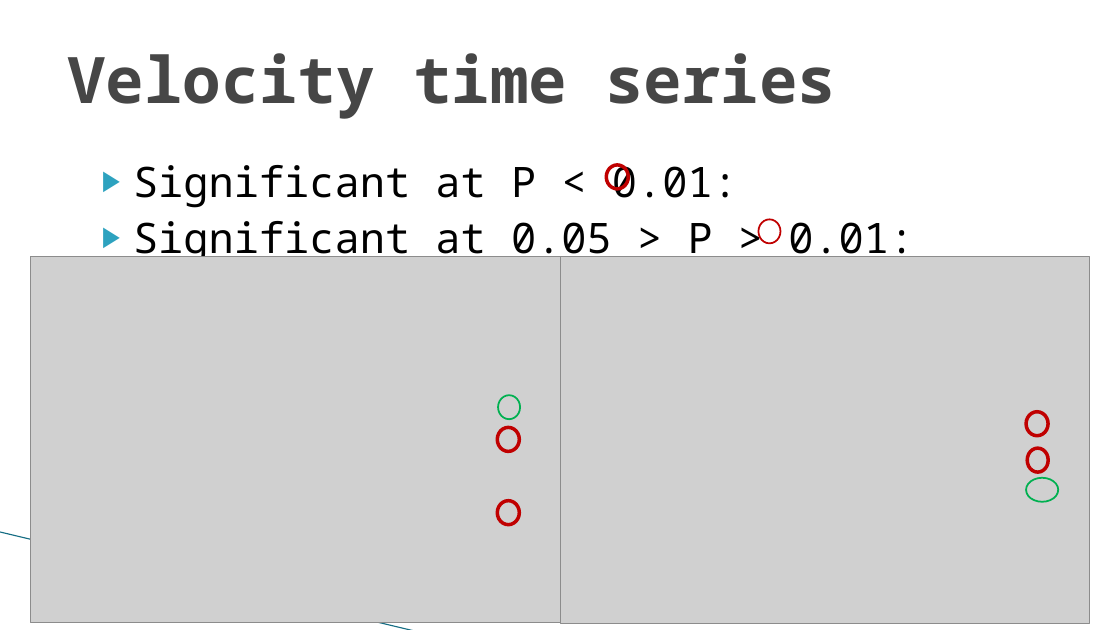
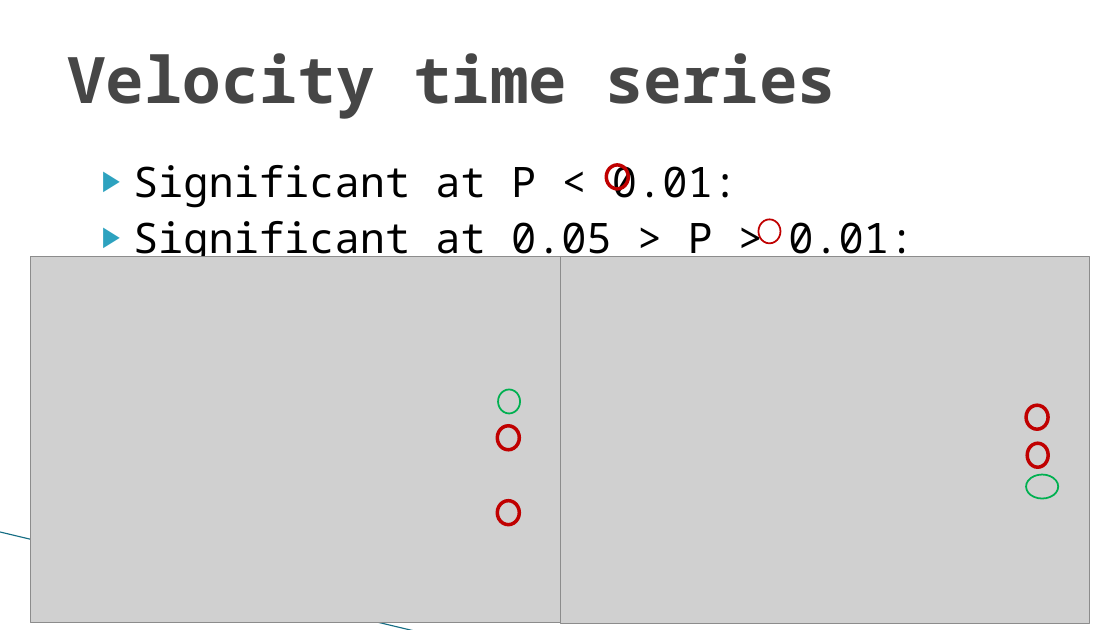
Before and after one commit to meteoNL/MAIO_project, a slide deck: slide 9 of presentatie/presentatie_maio_v2.odp. Drawn at 1120x630 pixels with LibreOffice and Linux fonts; fonts in the diff are those of the drawing; grey boxes stand for pictures; background and template pictures are left out. Boxes give left, top, right and bottom in pixels: in the first picture for what was removed or moved away, otherwise in the second. Text is boxed around its words. In the diff, an @@ line names an element or a change of style, - is before the commit and + after.

Commit message:
de ppt klopte al

```diff
--- a/presentatie/presentatie_maio_v2.odp
+++ b/presentatie/presentatie_maio_v2.odp
@@ 3 freeform shapes: place and size @@
-3 freeform shapes at box(498, 396, 1049, 473)
+3 freeform shapes at box(498, 390, 1049, 468)
@@ freeform shape at box(497, 426, 519, 450): outline redrawn @@
@@ freeform shape at box(1026, 475, 1058, 499): outline redrawn @@
```
Also in this commit, not shown: 2 other files.
